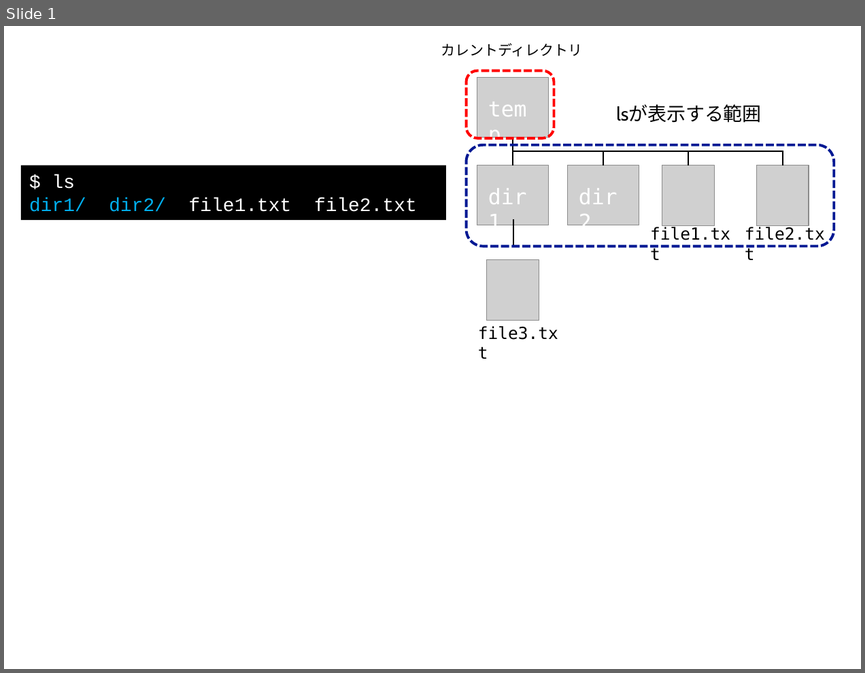
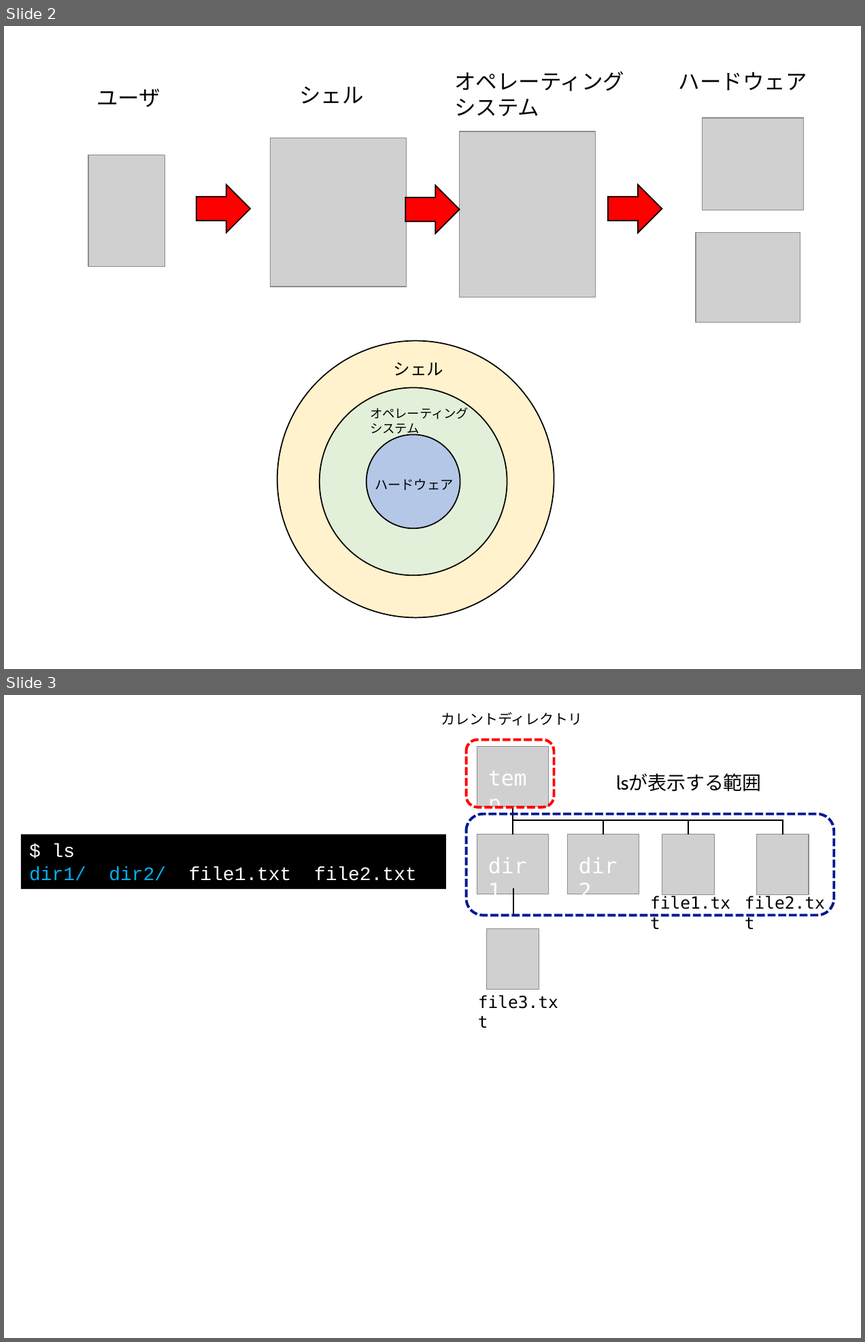
Before and after one commit to kaityo256/github, a slide deck: command/fig/fig.pptx. Shown one above the other, each under a label of ours: slide 1 before the commit, slides 2 and 3 after it. The pictures are 865x673 and 865x1342 pixels, drawn with LibreOffice and Linux fonts; fonts in the diff are those of the drawing; grey boxes stand for pictures. Boxes give left, top, right and bottom in pixels: in the first picture for what was removed or moved away, otherwise in the second. Text is boxed around its words. In the diff, an @@ line names an element or a change of style, - is before the commit and + after.

```diff
--- a/command/fig/fig.pptx
+++ b/command/fig/fig.pptx
@@ slide 2 added at [4, 26, 861, 669], background #FFFFFF @@
@@ text added at [299, 87, 363, 104], 18 pt, text #000000 @@
+シェル
@@ text added at [454, 71, 624, 116], 18 pt, text #000000 @@
+オペレーティング
+システム
@@ text added at [679, 72, 807, 91], 18 pt, text #000000 @@
+ハードウェア
@@ text added at [96, 89, 160, 107], 18 pt, text #000000 @@
+ユーザ
@@ picture added at [702, 118, 804, 210] @@
@@ picture added at [271, 138, 407, 286] @@
@@ picture added at [459, 131, 594, 297] @@
@@ picture added at [88, 155, 164, 266] @@
@@ right arrow added at [196, 184, 250, 233], fill #FF0000, outline #000000 1 pt @@
@@ right arrow added at [406, 185, 460, 233], fill #FF0000, outline #000000 1 pt @@
@@ right arrow added at [608, 184, 662, 233], fill #FF0000, outline #000000 1 pt @@
@@ picture added at [696, 233, 800, 322] @@
@@ group added at [277, 340, 554, 617]: 3 ellipses, 3 texts @@
+ハードウェア
+オペレーティング
+システム
+シェル
@@ what was slide 1 is now slide 3 @@
```
Also in this commit, not shown: 1 other slide added, 2 other files.
